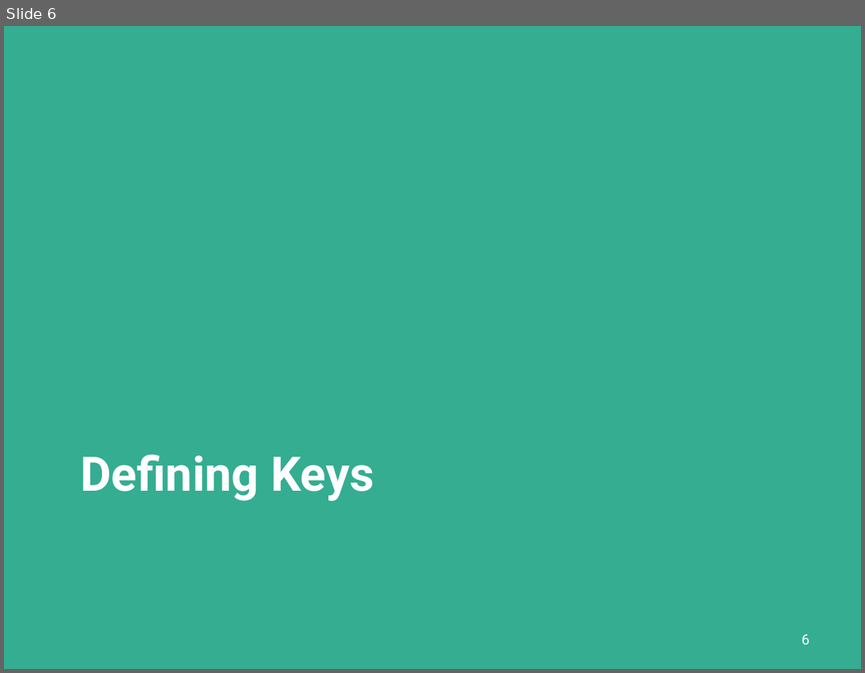
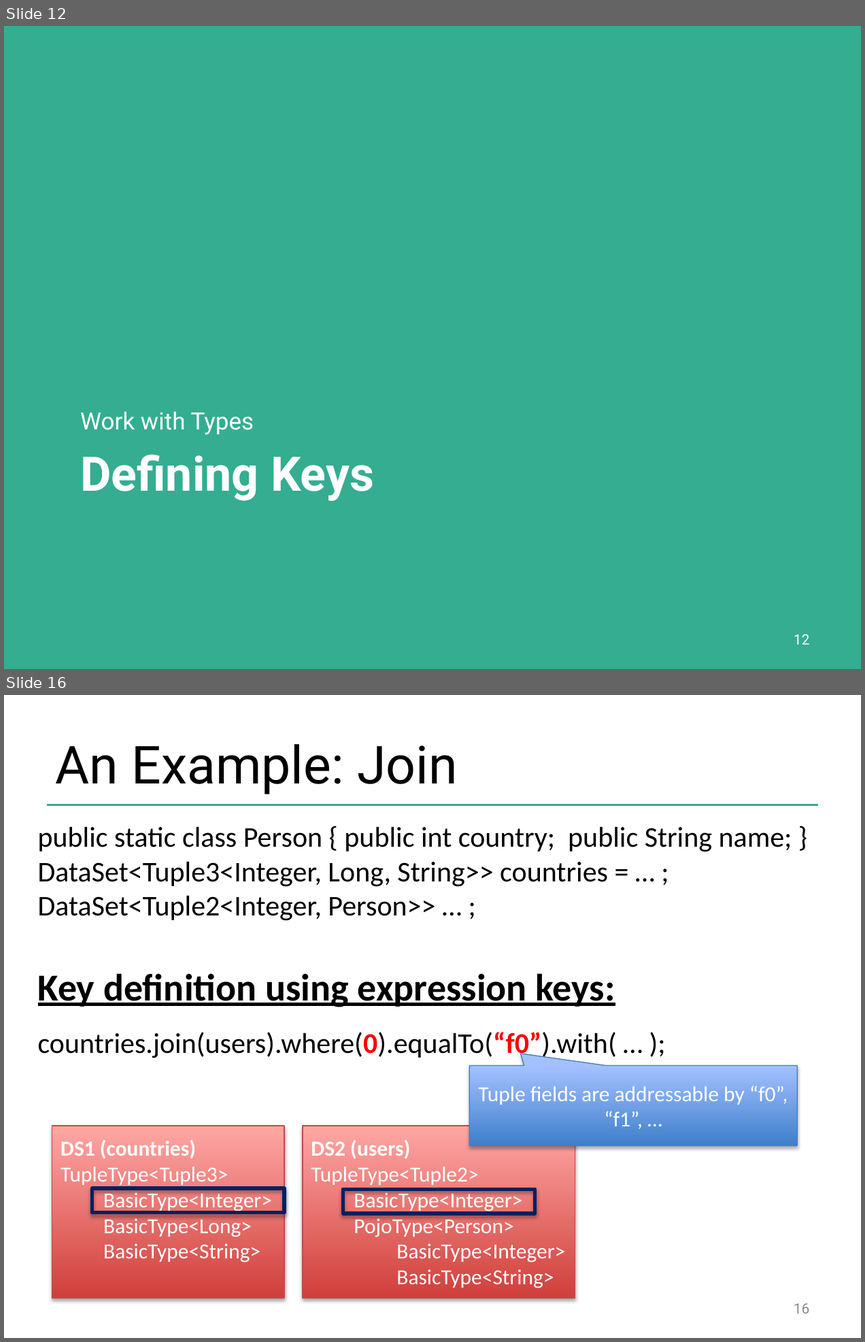
Before and after one commit to dataArtisans/flink-training-web, a slide deck: slides/flink_batch_advanced.pptx. Shown one above the other, each under a label of ours: slide 6 before the commit, slides 12 and 16 after it; the slides between them are not shown. The pictures are 865x673 and 865x1342 pixels, drawn with LibreOffice and Linux fonts; fonts in the diff are those of the drawing; background and template pictures are left out. Boxes give left, top, right and bottom in pixels: in the first picture for what was removed or moved away, otherwise in the second. Text is boxed around its words. In the diff, an @@ line names an element or a change of style, - is before the commit and + after.

```diff
--- a/slides/flink_batch_advanced.pptx
+++ b/slides/flink_batch_advanced.pptx
@@ slide 16 added at [4,695,861,1338], background #FFFFFF @@
@@ title added at [56,744,458,794], 44 pt, text #000000 @@
+An Example: Join
@@ line added from (47, 804) to (818, 804), #34AD91 2 pt @@
@@ text added at [38,826,792,1059], 24 pt, text #000000 @@
+public static class Person { public int country; public String name; }
+DataSet<Tuple3<Integer, Long, String>> countries = … ;
+DataSet<Tuple2<Integer, Person>> … ;
+countries.join(users).where(0).equalTo(“f0”).with( … );
@@ text added at [38,973,615,1007], 32 pt, text #000000, bold, underline @@
+Key definition using expression keys:
@@ speech box added at [469,1065,797,1145], fill gradient #3F80CE to #A4C4FF, outline #4B7EBC 0.75 pt, 18 pt, text #FFFFFF @@
+Tuple fields are addressable by “f0”, “f1”, …
@@ rectangle added at [52,1125,284,1297], fill gradient #D1403C to #FFA6A5, outline #BF4C48 0.75 pt, 18 pt, text #FFFFFF @@
+DS1 (countries)
+TupleType<Tuple3>
+  BasicType<Integer>
+  BasicType<Long>
+  BasicType<String>
@@ rectangle added at [302,1125,575,1297], fill gradient #D1403C to #FFA6A5, outline #BF4C48 0.75 pt, 18 pt, text #FFFFFF @@
+DS2 (users)
+TupleType<Tuple2>
+  BasicType<Integer>
+  PojoType<Person>
+  BasicType<Integer>
+  BasicType<String>
@@ rectangle added at [92,1187,284,1212], outline #002060 3 pt @@
@@ rectangle added at [343,1189,534,1212], outline #002060 3 pt @@
@@ page number added at [793,1303,810,1313], 12 pt, text #8C8C8C @@
+16
@@ what was slide 6 is now slide 12 @@
@@ slide 12 changed as well @@
@@ text added at [80,411,254,435], 20 pt, text #FFFFFF @@
+Work with Types
@@ page number at [793,634,810,644]: text changed @@
-6
+12
```
Also in this commit, not shown: 4 other slides changed, 31 other slides added, 5 slides removed.
